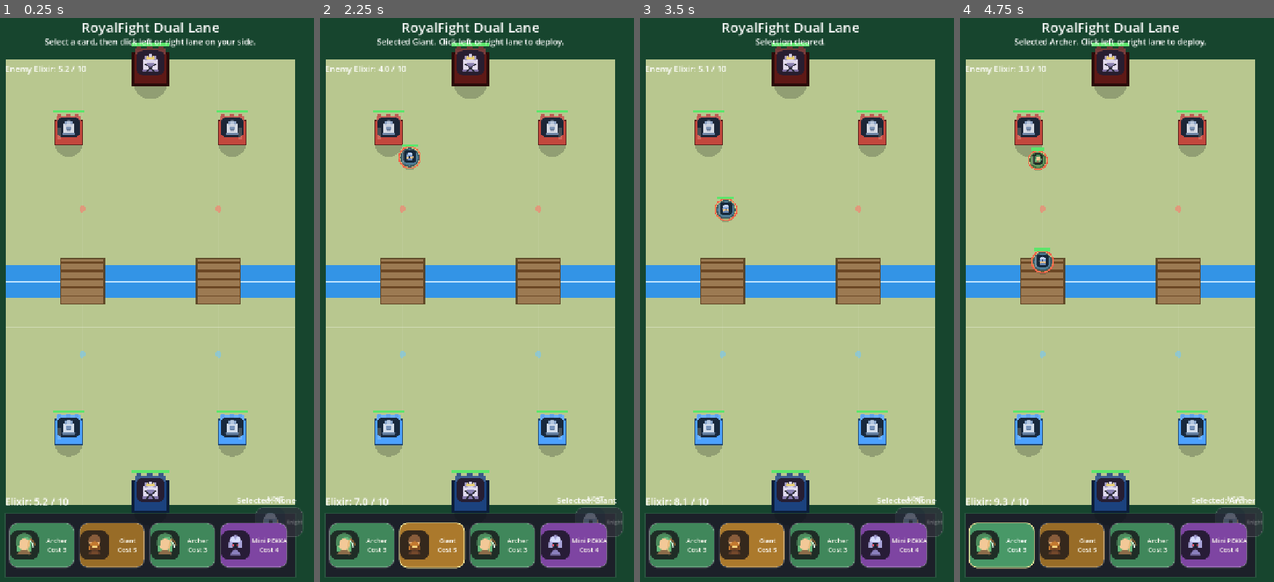
Above: before the commit, frames 1-4 (left to right).
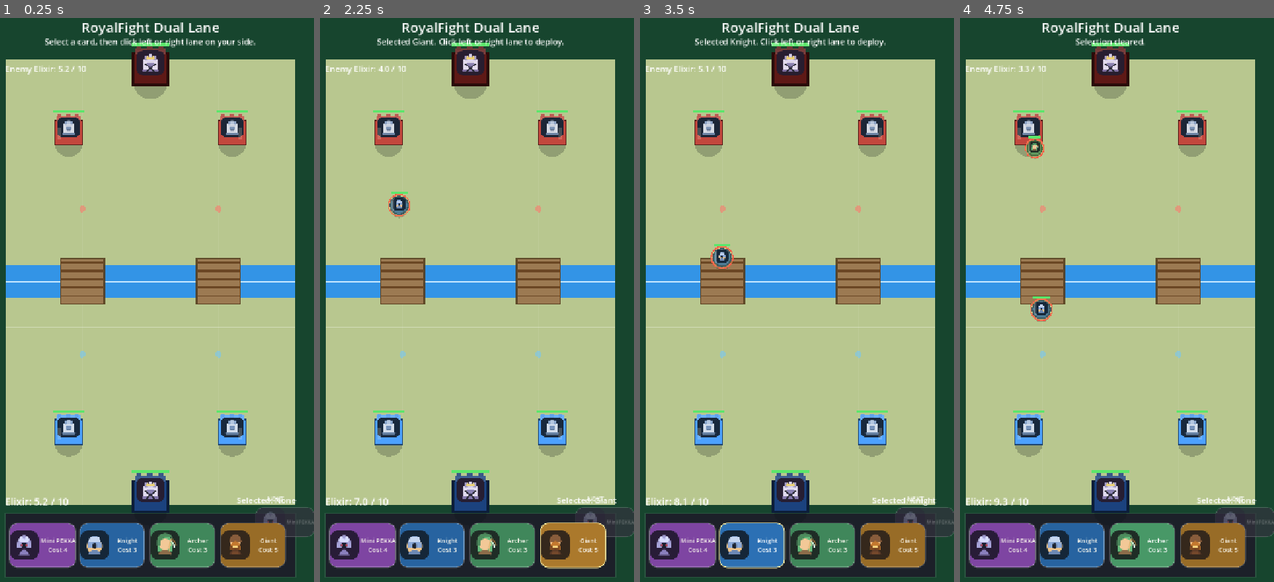
Above: after the commit, the same moments.

Repository: raindesert/royalfight
Game: Godot game, scene res://Main.tscn
The game is run twice, just before and just after one commit, with the same random seed, the same clock (stepped at 60 frames per second) and the same inputs.
Inputs (mouse positions are in pixels of both pictures, inside the frame that each line leads up to):
- Up to frame 1 (0.25 s): no input
- Up to frame 2 (2.25 s): click "Archer Cost 3" at 0.5 s; click "Mini PEKKA Cost 4" at 1.25 s; click "Giant Cost 5" at 2 s
- Up to frame 3 (3.5 s): click (753, 542) at 2.75 s, where only the run after the commit has a clickable "Knight Cost 3"
- Up to frame 4 (4.75 s): click "Archer Cost 3" at 3.5 s; click "Archer Cost 3" at 4.25 s

The runs differ from the first frame. In frame 1, 4.7% of the frame differs, in the area x 3-100%, y 86-98%; in frame 2, 5.4%; in frame 3, 5.9%; in frame 4, 6.2%, in the area x 2-100%, y 3-98%.

Commit message:
refactor: 拆分 DeckManager 和 BattleNavigator 模块
- 新增 DeckManager.gd: 牌组管理、手牌逻辑、抽卡轮转
- 新增 BattleNavigator.gd: 导航约束、桥梁通行、路径点计算
- 重构 main.gd: 通过子模块分担职责，降低耦合
- main.gd 保留 wrapper 函数供 battle_unit.gd 调用
- 更新 DEVLOG.md 记录新的代码结构

Diff:
--- /dev/null
+++ b/scripts/BattleNavigator.gd
@@ -0,0 +1,161 @@
+class_name BattleNavigator
+extends Node
+
+const RIVER_Y := 600.0
+const RIVER_HALF_HEIGHT := 36.0
+const BRIDGE_WIDTH := 96.0
+const BRIDGE_HEIGHT := 100.0
+const BRIDGE_NAV_TOLERANCE := 8.0
+const LANE_DEPLOY_HALF_WIDTH := 64.0
+const PLAYER_DEPLOY_Y := 700.0
+const ENEMY_DEPLOY_Y := 500.0
+
+const LANE_LEFT := "left"
+const LANE_RIGHT := "right"
+const LANE_CENTER := "center"
+
+const LANE_X := {
+	LANE_LEFT: 210.0,
+	LANE_RIGHT: 510.0,
+	LANE_CENTER: 360.0
+}
+
+const BRIDGE_Y := {
+	0: 650.0,
+	1: 550.0
+}
+
+const FRONTLINE_Y := {
+	0: 760.0,
+	1: 440.0
+}
+
+const ARENA_RECT := Rect2(40, 110, 640, 980)
+
+var _battle_buildings: Array[Node] = []
+
+
+func init(battle_buildings: Array[Node]) -> void:
+	_battle_buildings = battle_buildings
+
+
+func get_bridge_rect(lane: String) -> Rect2:
+	return Rect2(Vector2(LANE_X[lane] - BRIDGE_WIDTH * 0.5, RIVER_Y - BRIDGE_HEIGHT * 0.5), Vector2(BRIDGE_WIDTH, BRIDGE_HEIGHT))
+
+
+func _get_lane_spawn_x(raw_x: float, lane: String) -> float:
+	var lane_center_x: float = LANE_X[lane]
+	return lane_center_x + clampf(raw_x - lane_center_x, -LANE_DEPLOY_HALF_WIDTH, LANE_DEPLOY_HALF_WIDTH)
+
+
+func _get_player_deploy_position(world_pos: Vector2, lane: String) -> Vector2:
+	var spawn_x: float = _get_lane_spawn_x(world_pos.x, lane)
+	var spawn_y: float = clampf(world_pos.y, PLAYER_DEPLOY_Y + 22.0, ARENA_RECT.end.y - 24.0)
+	return Vector2(spawn_x, spawn_y)
+
+
+func _get_enemy_deploy_position(lane: String) -> Vector2:
+	var spawn_x: float = _get_lane_spawn_x(float(LANE_X[lane]) + randf_range(-42.0, 42.0), lane)
+	var spawn_y: float = randf_range(ARENA_RECT.position.y + 24.0, ENEMY_DEPLOY_Y - 20.0)
+	return Vector2(spawn_x, spawn_y)
+
+
+func get_navigation_target_for_unit(unit: Node, desired_target: Vector2) -> Vector2:
+	if unit == null or unit.lane == LANE_CENTER:
+		return desired_target
+	var lane_x: float = float(LANE_X[unit.lane])
+	if unit.team == 0 and desired_target.y < RIVER_Y - RIVER_HALF_HEIGHT:
+		if unit.global_position.y > BRIDGE_Y[0] + BRIDGE_NAV_TOLERANCE:
+			return Vector2(lane_x, BRIDGE_Y[0])
+		if unit.global_position.y > BRIDGE_Y[1] + BRIDGE_NAV_TOLERANCE:
+			return Vector2(lane_x, BRIDGE_Y[1])
+	elif unit.team == 1 and desired_target.y > RIVER_Y + RIVER_HALF_HEIGHT:
+		if unit.global_position.y < BRIDGE_Y[1] - BRIDGE_NAV_TOLERANCE:
+			return Vector2(lane_x, BRIDGE_Y[1])
+		if unit.global_position.y < BRIDGE_Y[0] - BRIDGE_NAV_TOLERANCE:
+			return Vector2(lane_x, BRIDGE_Y[0])
+	return desired_target
+
+
+func _is_river_blocked_for_unit(unit: Node, candidate_position: Vector2) -> bool:
+	if unit == null or unit.lane == LANE_CENTER:
+		return false
+	var river_top: float = RIVER_Y - RIVER_HALF_HEIGHT
+	var river_bottom: float = RIVER_Y + RIVER_HALF_HEIGHT
+	if candidate_position.y + unit.radius <= river_top or candidate_position.y - unit.radius >= river_bottom:
+		return false
+	var bridge_half_width: float = BRIDGE_WIDTH * 0.5 - maxf(6.0, unit.radius * 0.25)
+	return abs(candidate_position.x - LANE_X[unit.lane]) > bridge_half_width
+
+
+func constrain_unit_position(unit: Node, candidate_position: Vector2) -> Vector2:
+	if unit == null:
+		return candidate_position
+	var constrained: Vector2 = candidate_position
+	constrained.x = clampf(constrained.x, ARENA_RECT.position.x + unit.radius, ARENA_RECT.end.x - unit.radius)
+	constrained.y = clampf(constrained.y, ARENA_RECT.position.y + unit.radius, ARENA_RECT.end.y - unit.radius)
+	if _is_river_blocked_for_unit(unit, constrained):
+		var bridge_half_width: float = BRIDGE_WIDTH * 0.5 - maxf(6.0, unit.radius * 0.25)
+		constrained.x = clampf(constrained.x, LANE_X[unit.lane] - bridge_half_width, LANE_X[unit.lane] + bridge_half_width)
+		if _is_river_blocked_for_unit(unit, constrained):
+			constrained.y = RIVER_Y - RIVER_HALF_HEIGHT - unit.radius if constrained.y < RIVER_Y else RIVER_Y + RIVER_HALF_HEIGHT + unit.radius
+	return constrained
+
+
+func get_lane_path_for_unit(unit: Node) -> Array[Vector2]:
+	var lane: String = unit.lane
+	var lane_x: float = LANE_X[lane]
+	var waypoints: Array[Vector2] = []
+	var enemy_team: int = 1 if unit.team == 0 else 0
+	if unit.team == 0:
+		waypoints.append(Vector2(lane_x, FRONTLINE_Y[0]))
+		waypoints.append(Vector2(lane_x, BRIDGE_Y[0]))
+		waypoints.append(Vector2(lane_x, BRIDGE_Y[1]))
+		var enemy_tower = get_lane_tower(enemy_team, lane)
+		if enemy_tower != null:
+			waypoints.append(enemy_tower.global_position)
+		var enemy_king = get_king_tower(enemy_team)
+		if enemy_king != null:
+			waypoints.append(enemy_king.global_position)
+	else:
+		waypoints.append(Vector2(lane_x, FRONTLINE_Y[1]))
+		waypoints.append(Vector2(lane_x, BRIDGE_Y[1]))
+		waypoints.append(Vector2(lane_x, BRIDGE_Y[0]))
+		var player_tower = get_lane_tower(enemy_team, lane)
+		if player_tower != null:
+			waypoints.append(player_tower.global_position)
+		var player_king = get_king_tower(enemy_team)
+		if player_king != null:
+			waypoints.append(player_king.global_position)
+	return waypoints
+
+
+func get_lane_tower(team: int, lane: String) -> Node:
+	for entity in _battle_buildings:
+		if entity.entity_kind == "building" and not entity.is_dead and entity.team == team and entity.lane == lane and not entity.is_king:
+			return entity
+	return null
+
+
+func get_king_tower(team: int) -> Node:
+	for entity in _battle_buildings:
+		if entity.entity_kind == "building" and not entity.is_dead and entity.team == team and entity.is_king:
+			return entity
+	return null
+
+
+func can_move_to_position(unit: Node, candidate_position: Vector2, _battle_units: Array[Node]) -> bool:
+	if unit == null:
+		return false
+	var constrained := constrain_unit_position(unit, candidate_position)
+	if constrained.distance_to(candidate_position) > 0.05:
+		return false
+	for entity in _battle_units:
+		if entity == unit:
+			continue
+		if entity.is_dead or entity.entity_kind != "unit" or entity.team != unit.team or entity.lane != unit.lane:
+			continue
+		var min_distance: float = unit.radius + entity.radius + 2.0
+		if candidate_position.distance_to(entity.global_position) < min_distance:
+			return false
+	return true
--- /dev/null
+++ b/scripts/DeckManager.gd
@@ -0,0 +1,87 @@
+class_name DeckManager
+extends Node
+
+const PLAYER_DECK_TEMPLATE := ["knight", "archer", "giant", "mini_pekka", "knight", "archer", "giant", "mini_pekka"]
+
+var deck: Array = []
+var hand: Array = []
+var next_card_preview: String = ""
+
+var troop_defs: Dictionary
+
+signal hand_updated
+signal deck_reshuffled
+
+
+func init(defs: Dictionary) -> void:
+	troop_defs = defs
+	reset_deck()
+
+
+func reset_deck() -> void:
+	deck = PLAYER_DECK_TEMPLATE.duplicate()
+	hand.clear()
+	next_card_preview = ""
+	shuffle_deck()
+	draw_initial_hand()
+
+
+func shuffle_deck() -> void:
+	deck.shuffle()
+
+
+func draw_initial_hand() -> void:
+	for i in range(4):
+		if deck.is_empty():
+			break
+		var card_id = deck.pop_front()
+		if card_id != null:
+			hand.append(card_id)
+	_refresh_preview()
+
+
+func draw_one_card() -> void:
+	if deck.is_empty():
+		deck = PLAYER_DECK_TEMPLATE.duplicate()
+		deck.shuffle()
+		deck_reshuffled.emit()
+	if not deck.is_empty():
+		var card_id = deck.pop_front()
+		if card_id != null:
+			hand.append(card_id)
+	_refresh_preview()
+
+
+func _refresh_preview() -> void:
+	if deck.is_empty():
+		next_card_preview = hand[0] if not hand.is_empty() else ""
+	else:
+		next_card_preview = deck[0]
+	hand_updated.emit()
+
+
+func get_card_cost(card_id: String) -> int:
+	return int(troop_defs.get(card_id, {}).get("cost", 0))
+
+
+func get_card_info(card_id: String) -> Dictionary:
+	return troop_defs.get(card_id, {})
+
+
+func get_hand_size() -> int:
+	return hand.size()
+
+
+func get_hand_card(hand_index: int) -> String:
+	if hand_index < 0 or hand_index >= hand.size():
+		return ""
+	return hand[hand_index]
+
+
+func remove_card_from_hand(hand_index: int) -> String:
+	if hand_index < 0 or hand_index >= hand.size():
+		return ""
+	var card_id: String = hand[hand_index]
+	hand.remove_at(hand_index)
+	draw_one_card()
+	return card_id
--- a/scripts/main.gd
+++ b/scripts/main.gd
@@ -2,7 +2,9 @@
 
 const BattleUnit = preload("res://scripts/battle_unit.gd")
 const BattleBuilding = preload("res://scripts/battle_building.gd")
-const PLAYER_DECK_TEMPLATE := ["knight", "archer", "giant", "mini_pekka", "knight", "archer", "giant", "mini_pekka"]
+const DeckManager = preload("res://scripts/DeckManager.gd")
+const BattleNavigator = preload("res://scripts/BattleNavigator.gd")
+
 const TEXTURE_ASSET_MAP := {
 	"res://assets/units/knight.svg": preload("res://assets/units/knight.svg"),
 	"res://assets/units/archer.svg": preload("res://assets/units/archer.svg"),
@@ -98,10 +100,6 @@
 	}
 }
 
-var player_deck = PLAYER_DECK_TEMPLATE.duplicate()
-var player_hand = []
-var next_card_preview = ""
-
 var enemy_deck = ["knight", "archer", "giant", "mini_pekka"]
 
 var player_elixir := 5.0
@@ -119,13 +117,14 @@
 	ENEMY_TEAM: false
 }
 
+var _deck_manager: DeckManager
+var _navigator: BattleNavigator
 var ui_layer: CanvasLayer
 var elixir_label: Label
 var enemy_elixir_label: Label
 var status_label: Label
 var selected_label: Label
 var restart_button: Button
-var card_buttons: Dictionary = {}
 var card_icon_textures: Dictionary = {}
 var hand_slot_buttons: Array[Button] = []
 var next_card_preview_button: Button
@@ -144,49 +143,30 @@
 
 func _ready() -> void:
 	randomize()
+	_init_deck_manager()
+	_init_navigator()
 	_setup_audio()
 	_load_card_icons()
-	_setup_deck()
 	_setup_ui()
 	_spawn_towers()
 	queue_redraw()
 
 
-func _setup_deck() -> void:
-	_shuffle_deck()
-	_draw_initial_hand()
-
-
-func _shuffle_deck() -> void:
-	player_deck.shuffle()
-
-
-func _draw_initial_hand() -> void:
-	for i in range(4):
-		if player_deck.is_empty():
-			break
-		var card_id = player_deck.pop_front()
-		if card_id != null:
-			player_hand.append(card_id)
-	_refresh_next_preview()
-
-
-func _draw_one_card() -> void:
-	if player_deck.is_empty():
-		player_deck = PLAYER_DECK_TEMPLATE.duplicate()
-		player_deck.shuffle()
-	if not player_deck.is_empty():
-		var card_id = player_deck.pop_front()
-		if card_id != null:
-			player_hand.append(card_id)
-	_refresh_next_preview()
-
-
-func _refresh_next_preview() -> void:
-	if player_deck.is_empty():
-		next_card_preview = player_hand[0] if not player_hand.is_empty() else ""
-	else:
-		next_card_preview = player_deck[0]
+func _init_deck_manager() -> void:
+	_deck_manager = DeckManager.new()
+	add_child(_deck_manager)
+	_deck_manager.init(troop_defs)
+	_deck_manager.hand_updated.connect(_on_deck_hand_updated)
+
+
+func _init_navigator() -> void:
+	_navigator = BattleNavigator.new()
+	add_child(_navigator)
+	_navigator.init(_battle_buildings)
+
+
+func _on_deck_hand_updated() -> void:
+	queue_redraw()
 
 
 func _process(delta: float) -> void:
@@ -227,7 +207,7 @@
 
 func _draw_bridges() -> void:
 	for lane in [LANE_LEFT, LANE_RIGHT]:
-		var bridge_rect := get_bridge_rect(lane)
+		var bridge_rect := _navigator.get_bridge_rect(lane)
 		draw_rect(bridge_rect, Color(0.61, 0.48, 0.32))
 		draw_rect(bridge_rect, Color(0.32, 0.22, 0.1, 0.85), false, 3.0)
 		for plank in range(5):
@@ -327,7 +307,6 @@
 		button.pressed.connect(_on_hand_slot_pressed.bind(i))
 		ui_layer.add_child(button)
 		hand_slot_buttons.append(button)
-		card_buttons["slot_%d" % i] = button
 		x += 155.0
 	restart_button = Button.new()
 	restart_button.text = "Restart Battle"
@@ -350,10 +329,11 @@
 
 
 func _update_hand_slots() -> void:
+	var hand: Array = _deck_manager.hand
 	for i in range(4):
 		var button: Button = hand_slot_buttons[i]
-		if i < player_hand.size():
-			var card_id: String = player_hand[i]
+		if i < hand.size():
+			var card_id: String = hand[i]
 			var cost: int = int(troop_defs[card_id]["cost"])
 			var disabled := battle_over or player_elixir < float(cost)
 			var selected := i == selected_hand_index
@@ -376,9 +356,10 @@
 
 
 func _update_next_preview() -> void:
-	if next_card_preview != "":
-		next_card_preview_button.icon = card_icon_textures.get(next_card_preview, null)
-		next_card_preview_button.text = str(troop_defs[next_card_preview].get("ui_name", troop_defs[next_card_preview]["name"]))
+	var preview: String = _deck_manager.next_card_preview
+	if preview != "":
+		next_card_preview_button.icon = card_icon_textures.get(preview, null)
+		next_card_preview_button.text = str(troop_defs[preview].get("ui_name", troop_defs[preview]["name"]))
 		var style := _get_card_stylebox("preview:disabled", Color(0.2, 0.2, 0.24), Color(1.0, 1.0, 1.0, 0.1))
 		next_card_preview_button.add_theme_stylebox_override("disabled", style)
 	else:
@@ -430,6 +411,7 @@
 		_battle_units.append(entity)
 	else:
 		_battle_buildings.append(entity)
+		_navigator.init(_battle_buildings)
 
 
 func _unregister_entity(entity: Node) -> void:
@@ -438,6 +420,7 @@
 		_battle_units.erase(entity)
 	else:
 		_battle_buildings.erase(entity)
+		_navigator.init(_battle_buildings)
 
 
 func _spawn_towers() -> void:
@@ -450,10 +433,11 @@
 
 
 func _try_player_deploy(world_pos: Vector2, hand_index: int) -> void:
-	if hand_index < 0 or hand_index >= player_hand.size():
+	var hand: Array = _deck_manager.hand
+	if hand_index < 0 or hand_index >= hand.size():
 		status_text = "Invalid card slot."
 		return
-	var card_id: String = player_hand[hand_index]
+	var card_id: String = hand[hand_index]
 	var cost := float(troop_defs[card_id]["cost"])
 	if player_elixir < cost:
 		status_text = "Not enough elixir."
@@ -465,12 +449,11 @@
 		status_text = "You can only deploy on your half of the arena."
 		return
 	var lane := _lane_for_x(world_pos.x)
-	var spawn_pos := _get_player_deploy_position(world_pos, lane)
+	var spawn_pos := _navigator._get_player_deploy_position(world_pos, lane)
 	player_elixir -= cost
 	_spawn_troop(card_id, PLAYER_TEAM, lane, spawn_pos)
 	status_text = "%s deployed on %s lane." % [troop_defs[card_id]["name"], lane]
-	player_hand.remove_at(hand_index)
-	_draw_one_card()
+	_deck_manager.remove_card_from_hand(hand_index)
 	selected_card_id = ""
 	selected_hand_index = -1
 
@@ -486,13 +469,13 @@
 	var card_id := affordable[randi() % affordable.size()]
 	var lane := LANE_LEFT if randi() % 2 == 0 else LANE_RIGHT
 	enemy_elixir -= float(troop_defs[card_id]["cost"])
-	_spawn_troop(card_id, ENEMY_TEAM, lane, _get_enemy_deploy_position(lane))
+	_spawn_troop(card_id, ENEMY_TEAM, lane, _navigator._get_enemy_deploy_position(lane))
 	status_text = "Enemy deployed %s on %s lane." % [troop_defs[card_id]["name"], lane]
 	ai_play_timer = randf_range(1.8, 3.7)
 
 
 func _spawn_troop(card_id: String, team: int, lane: String, spawn_pos: Vector2) -> void:
-	var troop := BattleUnit.new()
+	var troop: Node = BattleUnit.new()
 	var unit_config: Dictionary = troop_defs[card_id].duplicate(true)
 	unit_config["lane"] = lane
 	troop.setup(unit_config, team, self, spawn_pos)
@@ -501,7 +484,7 @@
 
 
 func _spawn_building(config: Dictionary, team: int, spawn_pos: Vector2) -> void:
-	var building := BattleBuilding.new()
+	var building: Node = BattleBuilding.new()
 	building.setup(config, team, self, spawn_pos)
 	_register_entity(building)
 	add_child(building)
@@ -511,96 +494,6 @@
 	var left_distance: float = absf(x - float(LANE_X[LANE_LEFT]))
 	var right_distance: float = absf(x - float(LANE_X[LANE_RIGHT]))
 	return LANE_LEFT if left_distance <= right_distance else LANE_RIGHT
-
-
-func get_bridge_rect(lane: String) -> Rect2:
-	return Rect2(Vector2(LANE_X[lane] - BRIDGE_WIDTH * 0.5, RIVER_Y - BRIDGE_HEIGHT * 0.5), Vector2(BRIDGE_WIDTH, BRIDGE_HEIGHT))
-
-
-func _get_lane_spawn_x(raw_x: float, lane: String) -> float:
-	var lane_center_x: float = LANE_X[lane]
-	return lane_center_x + clampf(raw_x - lane_center_x, -LANE_DEPLOY_HALF_WIDTH, LANE_DEPLOY_HALF_WIDTH)
-
-
-func _get_player_deploy_position(world_pos: Vector2, lane: String) -> Vector2:
-	var spawn_x: float = _get_lane_spawn_x(world_pos.x, lane)
-	var spawn_y: float = clampf(world_pos.y, PLAYER_DEPLOY_Y + 22.0, ARENA_RECT.end.y - 24.0)
-	return Vector2(spawn_x, spawn_y)
-
-
-func _get_enemy_deploy_position(lane: String) -> Vector2:
-	var spawn_x: float = _get_lane_spawn_x(float(LANE_X[lane]) + randf_range(-42.0, 42.0), lane)
-	var spawn_y: float = randf_range(ARENA_RECT.position.y + 24.0, ENEMY_DEPLOY_Y - 20.0)
-	return Vector2(spawn_x, spawn_y)
-
-
-func get_navigation_target_for_unit(unit: Node, desired_target: Vector2) -> Vector2:
-	if unit == null or unit.lane == LANE_CENTER:
-		return desired_target
-	var lane_x: float = float(LANE_X[unit.lane])
-	if unit.team == PLAYER_TEAM and desired_target.y < RIVER_Y - RIVER_HALF_HEIGHT:
-		if unit.global_position.y > BRIDGE_Y[PLAYER_TEAM] + BRIDGE_NAV_TOLERANCE:
-			return Vector2(lane_x, BRIDGE_Y[PLAYER_TEAM])
-		if unit.global_position.y > BRIDGE_Y[ENEMY_TEAM] + BRIDGE_NAV_TOLERANCE:
-			return Vector2(lane_x, BRIDGE_Y[ENEMY_TEAM])
-	elif unit.team == ENEMY_TEAM and desired_target.y > RIVER_Y + RIVER_HALF_HEIGHT:
-		if unit.global_position.y < BRIDGE_Y[ENEMY_TEAM] - BRIDGE_NAV_TOLERANCE:
-			return Vector2(lane_x, BRIDGE_Y[ENEMY_TEAM])
-		if unit.global_position.y < BRIDGE_Y[PLAYER_TEAM] - BRIDGE_NAV_TOLERANCE:
-			return Vector2(lane_x, BRIDGE_Y[PLAYER_TEAM])
-	return desired_target
-
-
-func _is_river_blocked_for_unit(unit: Node, candidate_position: Vector2) -> bool:
-	if unit == null or unit.lane == LANE_CENTER:
-		return false
-	var river_top: float = RIVER_Y - RIVER_HALF_HEIGHT
-	var river_bottom: float = RIVER_Y + RIVER_HALF_HEIGHT
-	if candidate_position.y + unit.radius <= river_top or candidate_position.y - unit.radius >= river_bottom:
-		return false
-	var bridge_half_width: float = BRIDGE_WIDTH * 0.5 - maxf(6.0, unit.radius * 0.25)
-	return abs(candidate_position.x - LANE_X[unit.lane]) > bridge_half_width
-
-
-func constrain_unit_position(unit: Node, candidate_position: Vector2) -> Vector2:
-	if unit == null:
-		return candidate_position
-	var constrained: Vector2 = candidate_position
-	constrained.x = clampf(constrained.x, ARENA_RECT.position.x + unit.radius, ARENA_RECT.end.x - unit.radius)
-	constrained.y = clampf(constrained.y, ARENA_RECT.position.y + unit.radius, ARENA_RECT.end.y - unit.radius)
-	if _is_river_blocked_for_unit(unit, constrained):
-		var bridge_half_width: float = BRIDGE_WIDTH * 0.5 - maxf(6.0, unit.radius * 0.25)
-		constrained.x = clampf(constrained.x, LANE_X[unit.lane] - bridge_half_width, LANE_X[unit.lane] + bridge_half_width)
-		if _is_river_blocked_for_unit(unit, constrained):
-			constrained.y = RIVER_Y - RIVER_HALF_HEIGHT - unit.radius if constrained.y < RIVER_Y else RIVER_Y + RIVER_HALF_HEIGHT + unit.radius
-	return constrained
-
-
-func get_lane_path_for_unit(unit: Node) -> Array[Vector2]:
-	var lane: String = unit.lane
-	var lane_x: float = LANE_X[lane]
-	var waypoints: Array[Vector2] = []
-	if unit.team == PLAYER_TEAM:
-		waypoints.append(Vector2(lane_x, FRONTLINE_Y[PLAYER_TEAM]))
-		waypoints.append(Vector2(lane_x, BRIDGE_Y[PLAYER_TEAM]))
-		waypoints.append(Vector2(lane_x, BRIDGE_Y[ENEMY_TEAM]))
-		var enemy_tower = get_lane_tower(unit.enemy_team, lane)
-		if enemy_tower != null:
-			waypoints.append(enemy_tower.global_position)
-		var enemy_king = get_king_tower(unit.enemy_team)
-		if enemy_king != null:
-			waypoints.append(enemy_king.global_position)
-	else:
-		waypoints.append(Vector2(lane_x, FRONTLINE_Y[ENEMY_TEAM]))
-		waypoints.append(Vector2(lane_x, BRIDGE_Y[ENEMY_TEAM]))
-		waypoints.append(Vector2(lane_x, BRIDGE_Y[PLAYER_TEAM]))
-		var player_tower = get_lane_tower(unit.enemy_team, lane)
-		if player_tower != null:
-			waypoints.append(player_tower.global_position)
-		var player_king = get_king_tower(unit.enemy_team)
-		if player_king != null:
-			waypoints.append(player_king.global_position)
-	return waypoints
 
 
 func update_unit_target(unit: Node, current_target, force_retarget: bool) -> Node:
@@ -665,20 +558,6 @@
 			best_score = score
 			best_target = entity
 	return best_target
-
-
-func get_lane_tower(team: int, lane: String) -> Node:
-	for entity in _battle_buildings:
-		if entity.entity_kind == "building" and not entity.is_dead and entity.team == team and entity.lane == lane and not entity.is_king:
-			return entity
-	return null
-
-
-func get_king_tower(team: int) -> Node:
-	for entity in _battle_buildings:
-		if entity.entity_kind == "building" and not entity.is_dead and entity.team == team and entity.is_king:
-			return entity
-	return null
 
 
 func is_king_tower_awake(team: int) -> bool:
@@ -801,23 +680,6 @@
 	return push
 
 
-func can_move_to_position(unit: Node, candidate_position: Vector2) -> bool:
-	if unit == null:
-		return false
-	var constrained := constrain_unit_position(unit, candidate_position)
-	if constrained.distance_to(candidate_position) > 0.05:
-		return false
-	for entity in _battle_units:
-		if entity == unit:
-			continue
-		if entity.is_dead or entity.entity_kind != "unit" or entity.team != unit.team or entity.lane != unit.lane:
-			continue
-		var min_distance: float = unit.radius + entity.radius + 2.0
-		if candidate_position.distance_to(entity.global_position) < min_distance:
-			return false
-	return true
-
-
 func on_entity_destroyed(entity: Node) -> void:
 	_unregister_entity(entity)
 	for other in _battle_entities.duplicate():
@@ -853,12 +715,29 @@
 		winner_text = "Defeat! Your King Tower fell."
 
 
+func constrain_unit_position(unit: Node, candidate_position: Vector2) -> Vector2:
+	return _navigator.constrain_unit_position(unit, candidate_position)
+
+
+func can_move_to_position(unit: Node, candidate_position: Vector2) -> bool:
+	return _navigator.can_move_to_position(unit, candidate_position, _battle_units)
+
+
+func get_navigation_target_for_unit(unit: Node, desired_target: Vector2) -> Vector2:
+	return _navigator.get_navigation_target_for_unit(unit, desired_target)
+
+
+func get_lane_path_for_unit(unit: Node) -> Array[Vector2]:
+	return _navigator.get_lane_path_for_unit(unit)
+
+
 func _on_hand_slot_pressed(slot_index: int) -> void:
 	if battle_over:
 		return
-	if slot_index < 0 or slot_index >= player_hand.size():
-		return
-	var card_id: String = player_hand[slot_index]
+	var hand: Array = _deck_manager.hand
+	if slot_index < 0 or slot_index >= hand.size():
+		return
+	var card_id: String = hand[slot_index]
 	var cost: float = troop_defs[card_id]["cost"]
 	if player_elixir < cost:
 		status_text = "Not enough elixir."
Not shown, changed: DEVLOG.md
